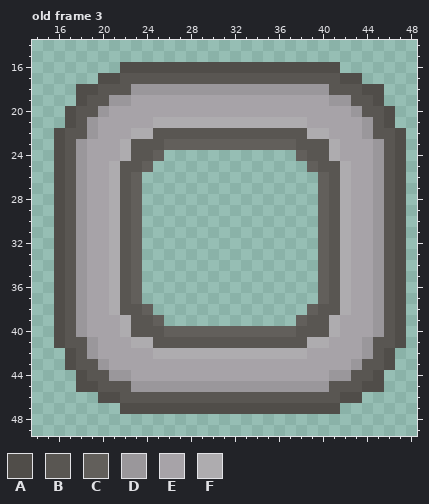
A pixel-art file gets an edit: to_import/Menu_UI.ase. Above, as it was before the edit.
64x64 pixels, 7 frames. Shown: old frame 3: x 14..48, y 14..49.
Palette (. is transparent): A #504d49  B #595652  C #625f5b  D #9a979b  E #a7a3a8  F #aeacaf
Pixels before, old frame 3, first column x 16:
16 ......AAAAAAAAAAAAAAAAAAAA......
17 ....AABBBBBBBBBBBBBBBBBBBBAA....
18 ..AABBBDDDDDDDDDDDDDDDDDDBBBAA..
19 ..ABBDDEEEEEEEEEEEEEEEEEEDDBBA..
20 .ABBDEEEEEEEEEEEEEEEEEEEEEEDBBA.
21 .ABDEEEEEFFFFFFFFFFFFFFEEEEEDBA.
22 ABBDEEEFFBBBBBBBBBBBBBBFFEEEDBBA
23 ABDEEEFBBBCCCCCCCCCCCCBBBFEEEDBA
24 ABDEEEFBBC............CBBFEEEDBA
25 ABDEEFBBC..............CBBFEEDBA
26 ABDEEFBC................CBFEEDBA
27 ABDEEFBC................CBFEEDBA
28 ABDEEFBC................CBFEEDBA
29 ABDEEFBC................CBFEEDBA
30 ABDEEFBC................CBFEEDBA
31 ABDEEFBC................CBFEEDBA
32 ABDEEFBC................CBFEEDBA
33 ABDEEFBC................CBFEEDBA
34 ABDEEFBC................CBFEEDBA
35 ABDEEFBC................CBFEEDBA
36 ABDEEFBC................CBFEEDBA
37 ABDEEFBC................CBFEEDBA
38 ABDEEFBBC..............CBBFEEDBA
39 ABDEEEFBBC............CBBFEEEDBA
40 ABDEEEFBBBCCCCCCCCCCCCBBBFEEEDBA
41 ABBDEEEFFBBBBBBBBBBBBBBFFEEEDBBA
42 .ABDEEEEEFFFFFFFFFFFFFFEEEEEDBA.
43 .ABBDEEEEEEEEEEEEEEEEEEEEEEDBBA.
44 ..ABBDDEEEEEEEEEEEEEEEEEEDDBBA..
45 ..AABBBDDDDDDDDDDDDDDDDDDBBBAA..
46 ....AABBBBBBBBBBBBBBBBBBBBAA....
47 ......AAAAAAAAAAAAAAAAAAAA......
Once edited:
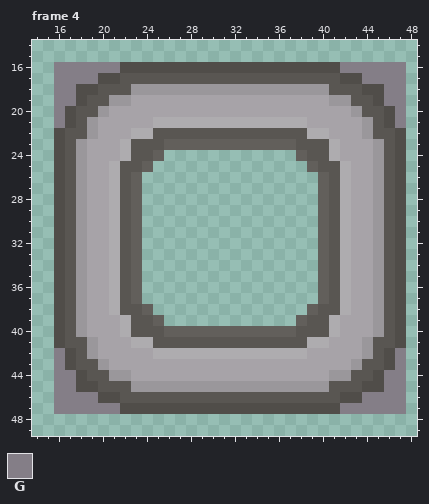
Colours new in this view: G #847e87
A new or re-ordered frame is compared with the old frame closest to it.
Diff:
frames 7 -> 8
Frame 4 is new; against old frame 3:
y 16: x 16..21 ...... -> GGGGGG; x 42..47 ...... -> GGGGGG
y 17: x 16..19 .... -> GGGG; x 44..47 .... -> GGGG
y 18..19: x 16..17 .. -> GG; x 46..47 .. -> GG
y 20..21: x 16 . -> G; x 47 . -> G
y 42..43: x 16 . -> G; x 47 . -> G
y 44..45: x 16..17 .. -> GG; x 46..47 .. -> GG
y 46: x 16..19 .... -> GGGG; x 44..47 .... -> GGGG
y 47: x 16..21 ...... -> GGGGGG; x 42..47 ...... -> GGGGGG
Changed places in both pictures, as pixel boxes (x1, y1, x2, y2):
added: (54, 62, 120, 128)
added: (340, 62, 406, 128)
added: (54, 348, 120, 414)
added: (340, 348, 406, 414)
